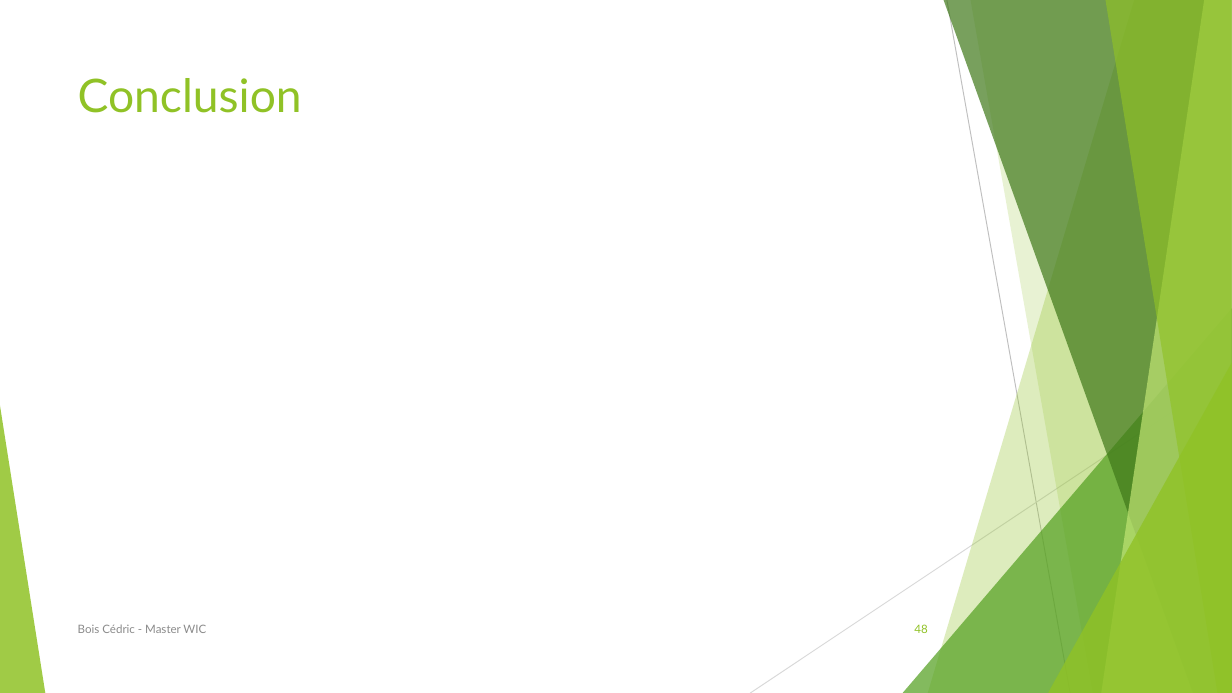
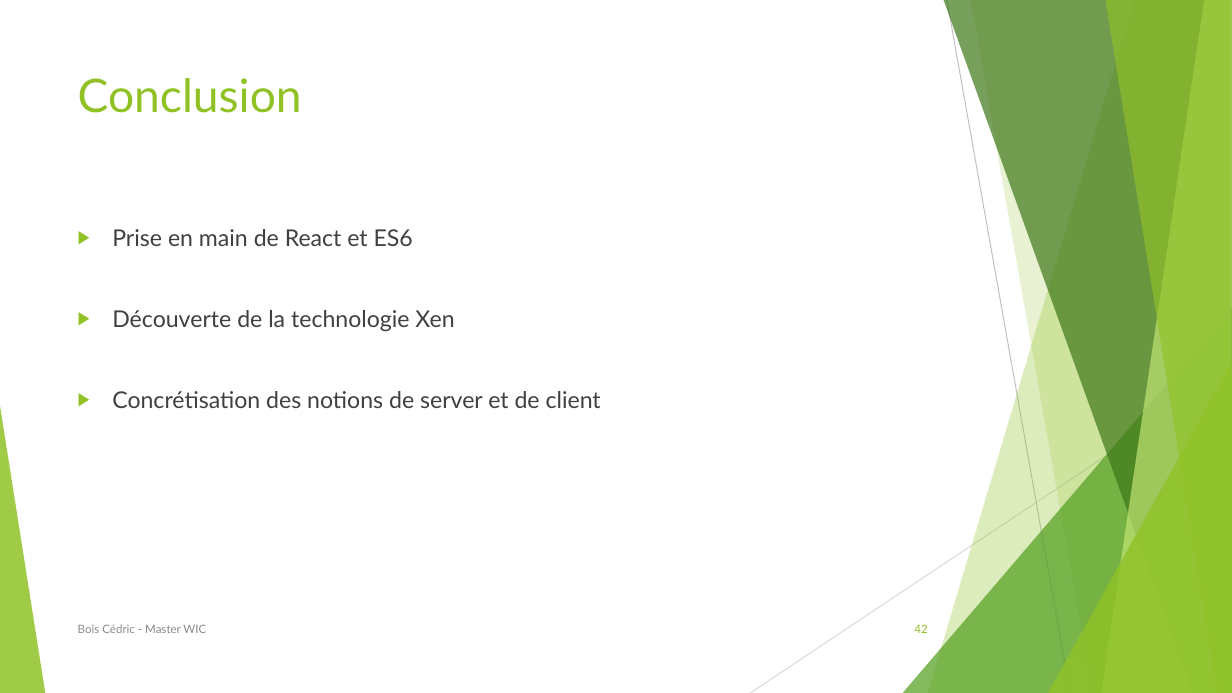
Before and after one commit to BCedric/journalStage, a slide deck: slide 42 of soutenance.pptx (slide 48 before the commit). Drawn at 1232x693 pixels with LibreOffice and Linux fonts; fonts in the diff are those of the drawing. Boxes give left, top, right and bottom in pixels: in the first picture for what was removed or moved away, otherwise in the second. Text is boxed around its words. In the diff, an @@ line names an element or a change of style, - is before the commit and + after.

```diff
--- a/soutenance.pptx
+++ b/soutenance.pptx
@@ text added at [112, 229, 601, 408], 18 pt, text #404040 @@
+▶ Prise en main de React et ES6
+▶ Découverte de la technologie Xen
+▶ Concrétisation des notions de server et de client
@@ page number at [914, 624, 927, 633]: text changed @@
-48
+42
```
Also in this commit, not shown: 4 other slides changed, 6 slides removed.
